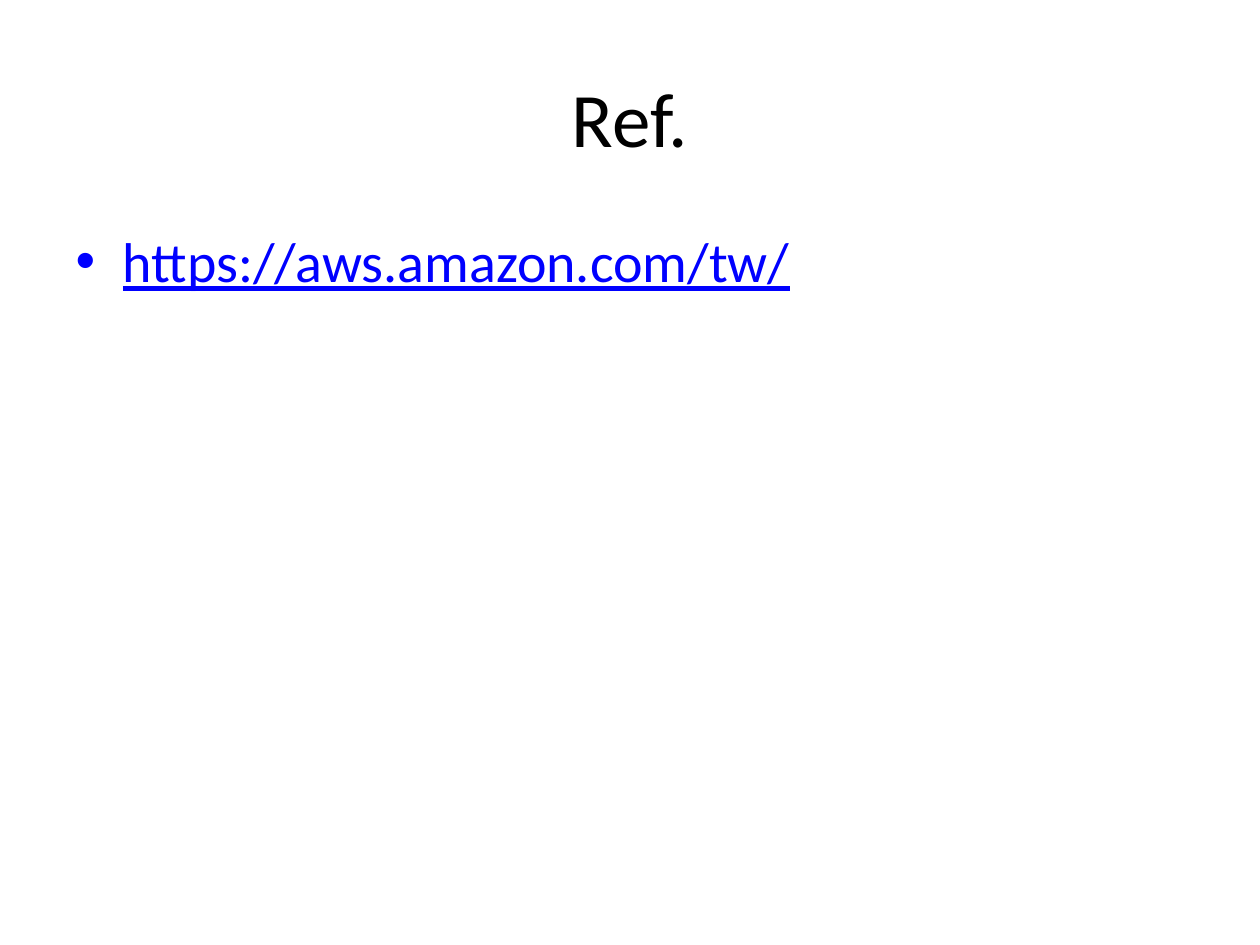
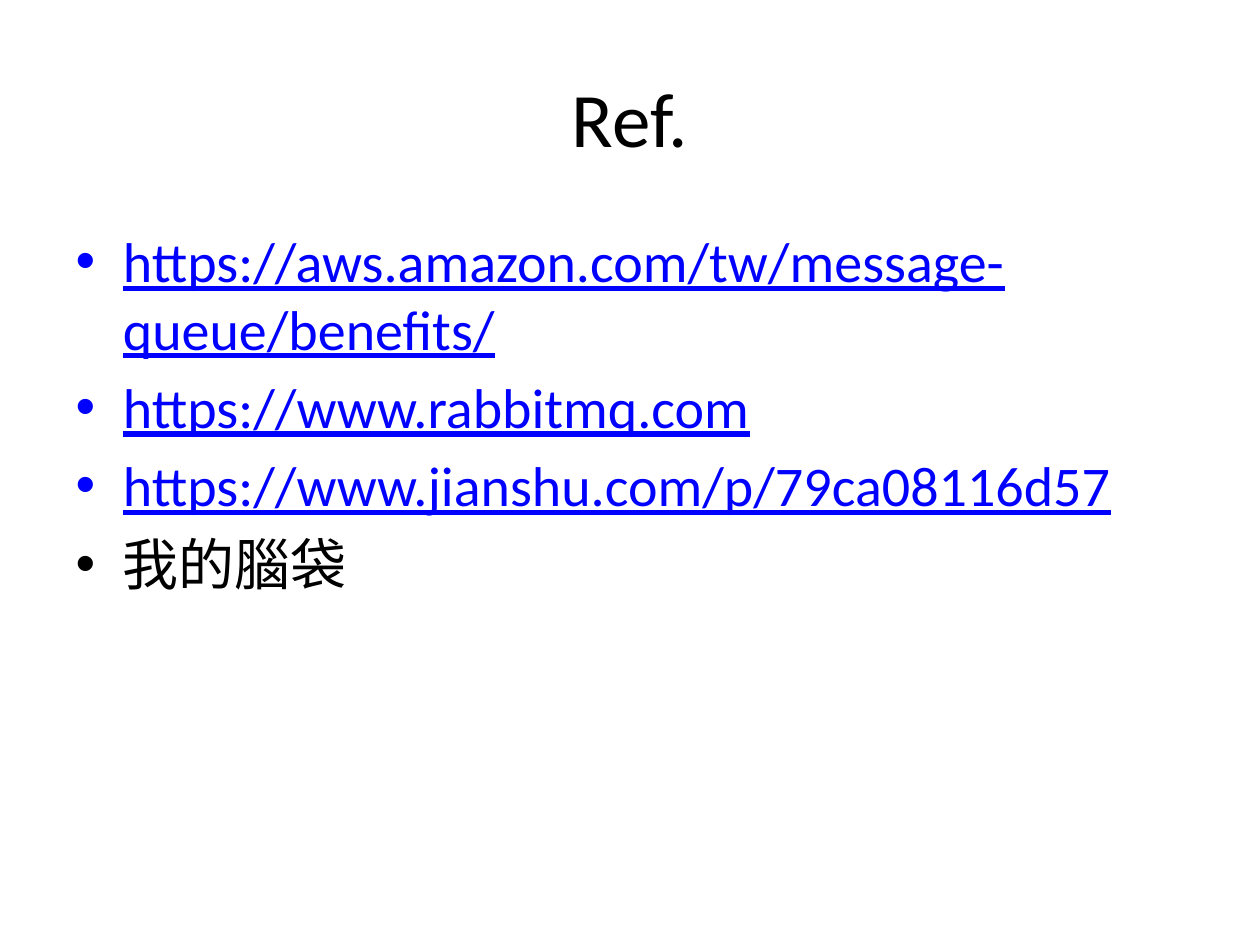
Before and after one commit to jimliu7434/microservice-sample, a slide deck: slide 13 of Microservice03.pptx (slide 3 before the commit). Drawn at 1260x945 pixels with LibreOffice and Linux fonts; fonts in the diff are those of the drawing. Boxes give left, top, right and bottom in pixels: in the first picture for what was removed or moved away, otherwise in the second. Text is boxed around its words. In the diff, an @@ line names an element or a change of style, - is before the commit and + after.

```diff
--- a/Microservice03.pptx
+++ b/Microservice03.pptx
@@ text at (123,243,1110,590): text changed @@
-• https://aws.amazon.com/tw/
+• https://aws.amazon.com/tw/message-queue/benefits/
+• https://www.rabbitmq.com
+• https://www.jianshu.com/p/79ca08116d57
+• 我的腦袋
```
Also in this commit, not shown: 1 other slide changed, 11 slides added, 1 slide removed, 2 other files.
